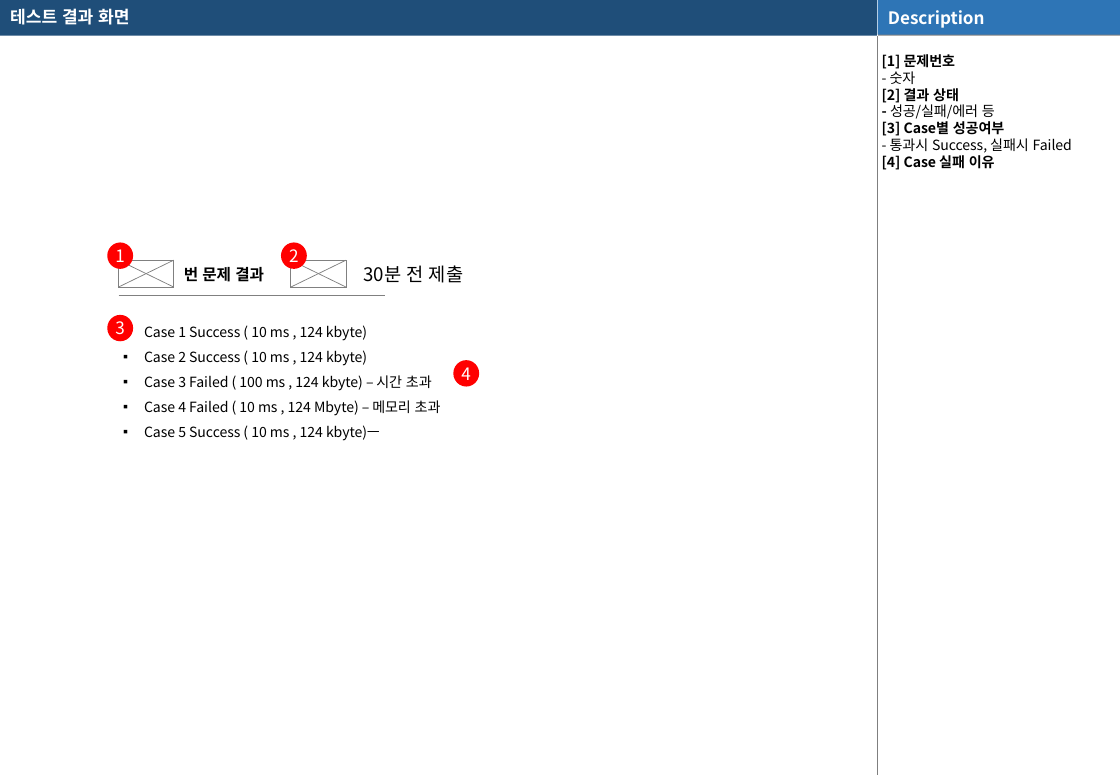
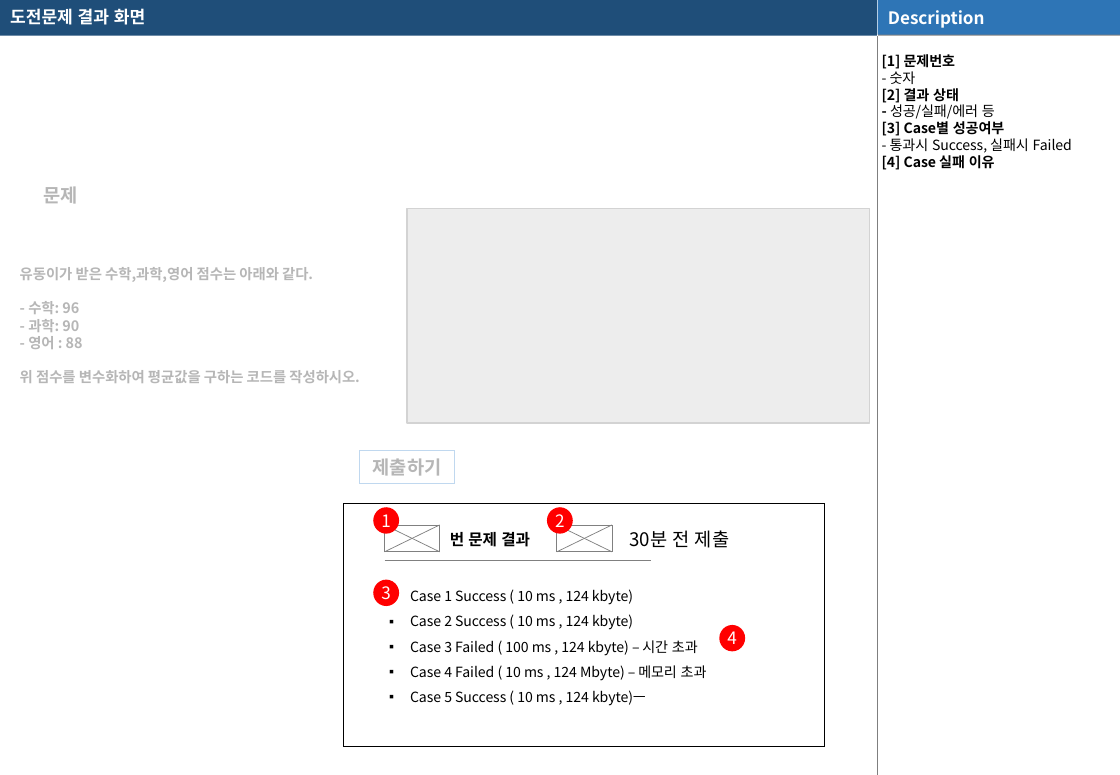
Before and after one commit to Uginim/JavaSWEngineeringCourse, a slide deck: slide 16 of documents/팀프로젝트/화면설계/화면정의서_200304_1528.pptx. Drawn at 1120x775 pixels with LibreOffice and Linux fonts; fonts in the diff are those of the drawing; grey boxes stand for pictures. Boxes give left, top, right and bottom in pixels: in the first picture for what was removed or moved away, otherwise in the second. Text is boxed around its words. In the diff, an @@ line names an element or a change of style, - is before the commit and + after.

```diff
--- a/documents/팀프로젝트/화면설계/화면정의서_200304_1528.pptx
+++ b/documents/팀프로젝트/화면설계/화면정의서_200304_1528.pptx
@@ text at (10, 8, 145, 25): text changed @@
-테스트 결과 화면
+도전문제 결과 화면
@@ rectangle added at (19, 142, 870, 500), fill #FFFFFF at 62% opacity @@
@@ text added at (44, 186, 78, 204), 13 pt, text #404040, bold @@
+문제
@@ picture added at (407, 209, 871, 424) @@
@@ text added at (20, 267, 359, 383), 10 pt, text #404040, bold @@
+유동이가 받은 수학,과학,영어 점수는 아래와 같다.
+- 수학: 96
+- 과학: 90
+- 영어 : 88
+위 점수를 변수화하여 평균값을 구하는 코드를 작성하시오.
@@ rectangle added at (360, 451, 455, 484), outline #5B9BD5 0.75 pt, 13 pt, text #404040, bold @@
+제출하기
@@ rectangle added at (344, 504, 825, 747), fill #FFFFFF, outline #000000 0.75 pt @@
@@ 4 ellipses, 4 freeform shapes, 3 texts, 2 rectangles, 1 line: place and size @@
-4 ellipses, 4 freeform shapes, 3 texts, 2 rectangles, 1 line at (108, 243, 480, 441)
+4 ellipses, 4 freeform shapes, 3 texts, 2 rectangles, 1 line at (373, 508, 746, 706)
```
Also in this commit, not shown: 4 other slides changed, 1 slide added, 1 slide removed, 4 other files.
